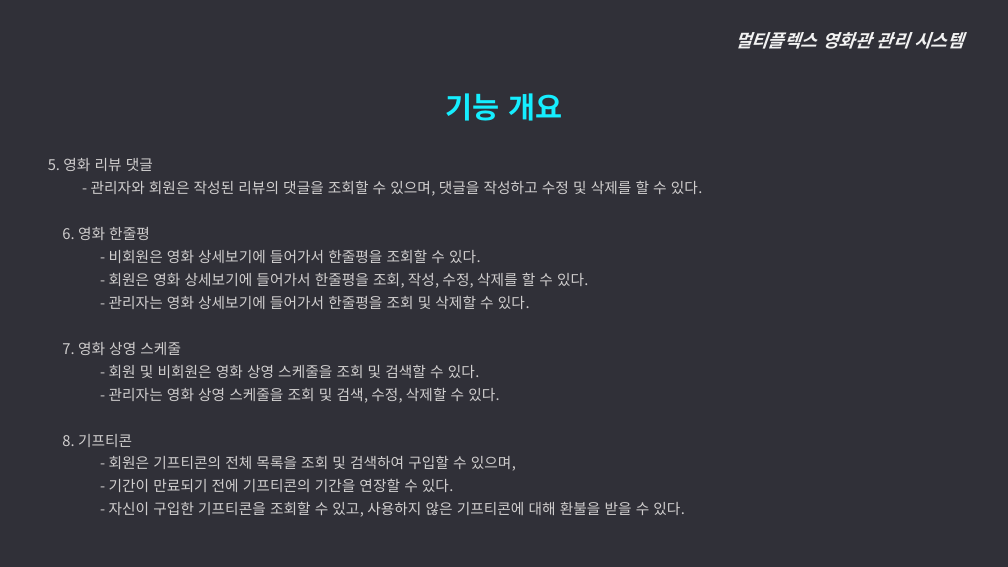
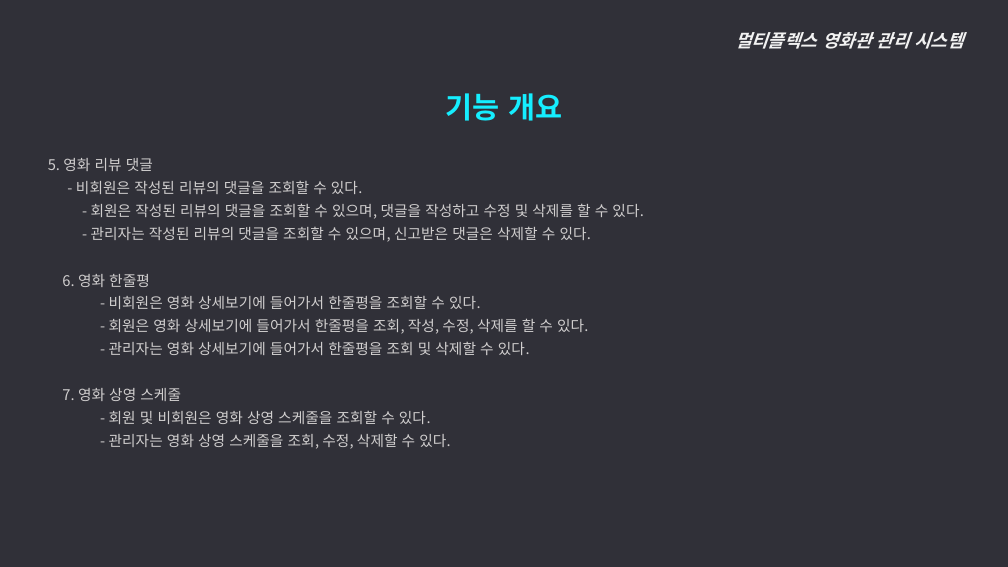
Before and after one commit to ywc-412/MultiplexTeamProject, a slide deck: slide 5 of 2조 시스템개요, 요구사항 정의.pptx. Drawn at 1008x567 pixels with LibreOffice and Linux fonts; fonts in the diff are those of the drawing. Boxes give left, top, right and bottom in pixels: in the first picture for what was removed or moved away, otherwise in the second. Text is boxed around its words. In the diff, an @@ line names an element or a change of style, - is before the commit and + after.

Commit message:
기능개요, 요구사항정의
ppt수정

```diff
--- a/2조 시스템개요, 요구사항 정의.pptx
+++ b/2조 시스템개요, 요구사항 정의.pptx
@@ text at [76,181,644,242]: text changed @@
-  - 관리자와 회원은 작성된 리뷰의 댓글을 조회할 수 있으며, 댓글을 작성하고 수정 및 삭제를 할 수 있다.
+- 비회원은 작성된 리뷰의 댓글을 조회할 수 있다.
+  - 회원은 작성된 리뷰의 댓글을 조회할 수 있으며, 댓글을 작성하고 수정 및 삭제를 할 수 있다.
+  - 관리자는 작성된 리뷰의 댓글을 조회할 수 있으며, 신고받은 댓글은 삭제할 수 있다.
@@ text at [109,411,450,449]: text changed @@
-    - 회원 및 비회원은 영화 상영 스케줄을 조회 및 검색할 수 있다.
-    - 관리자는 영화 상영 스케줄을 조회 및 검색, 수정, 삭제할 수 있다.
-  8. 기프티콘
-    - 회원은 기프티콘의 전체 목록을 조회 및 검색하여 구입할 수 있으며,
-    - 기간이 만료되기 전에 기프티콘의 기간을 연장할 수 있다.
-    - 자신이 구입한 기프티콘을 조회할 수 있고, 사용하지 않은 기프티콘에 대해 환불을 받을 수 있다.
+    - 회원 및 비회원은 영화 상영 스케줄을 조회할 수 있다.
+    - 관리자는 영화 상영 스케줄을 조회, 수정, 삭제할 수 있다.
```
Also in this commit, not shown: 13 other slides changed.
